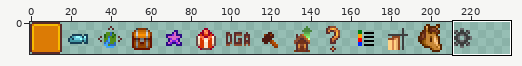
Edited in one commit: sprite sheet (ToolbarIcons/assets/icons.png). The first picture is a wide view before the edit; the outline marks the close-up.
Close-up. The starting point:
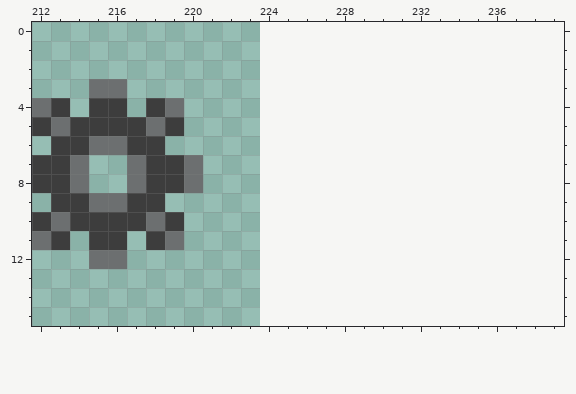
The file is 224x16 pixels. Colours within 5 levels of each other are drawn and written as one. Shown: x 212..239, y 0..15. The old version is drawn lined up with the new one, on the new canvas.
Now the later version:
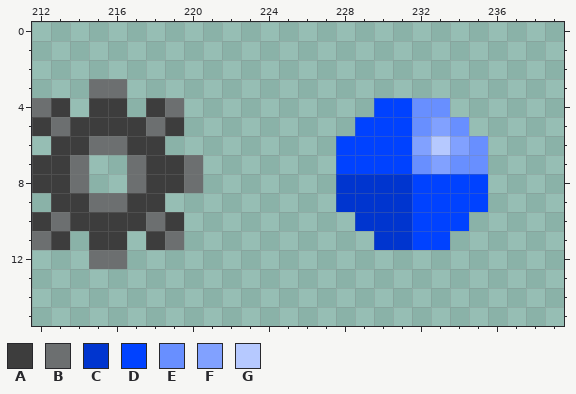
Palette (. is transparent): A #3d3d3d  B #6c6f70  C #0035cf  D #0042ff  E #688fff  F #81a1ff  G #b6c9ff
Changes in this commit:
canvas 224x16 -> 240x16
Changed rows in their new state; - is an unchanged pixel.
first column x 228:
 4 --DDEE--
 5 -DDDEFE-
 6 DDDDFGFE
 7 DDDDEFEE
 8 CCCCDDDD
 9 CCCCDDDD
10 -CCCDDD-
11 --CCDD--
Where, in picture pixels (left, top, right, bottom), the same in both close-ups:
added: (336, 98, 488, 250)
